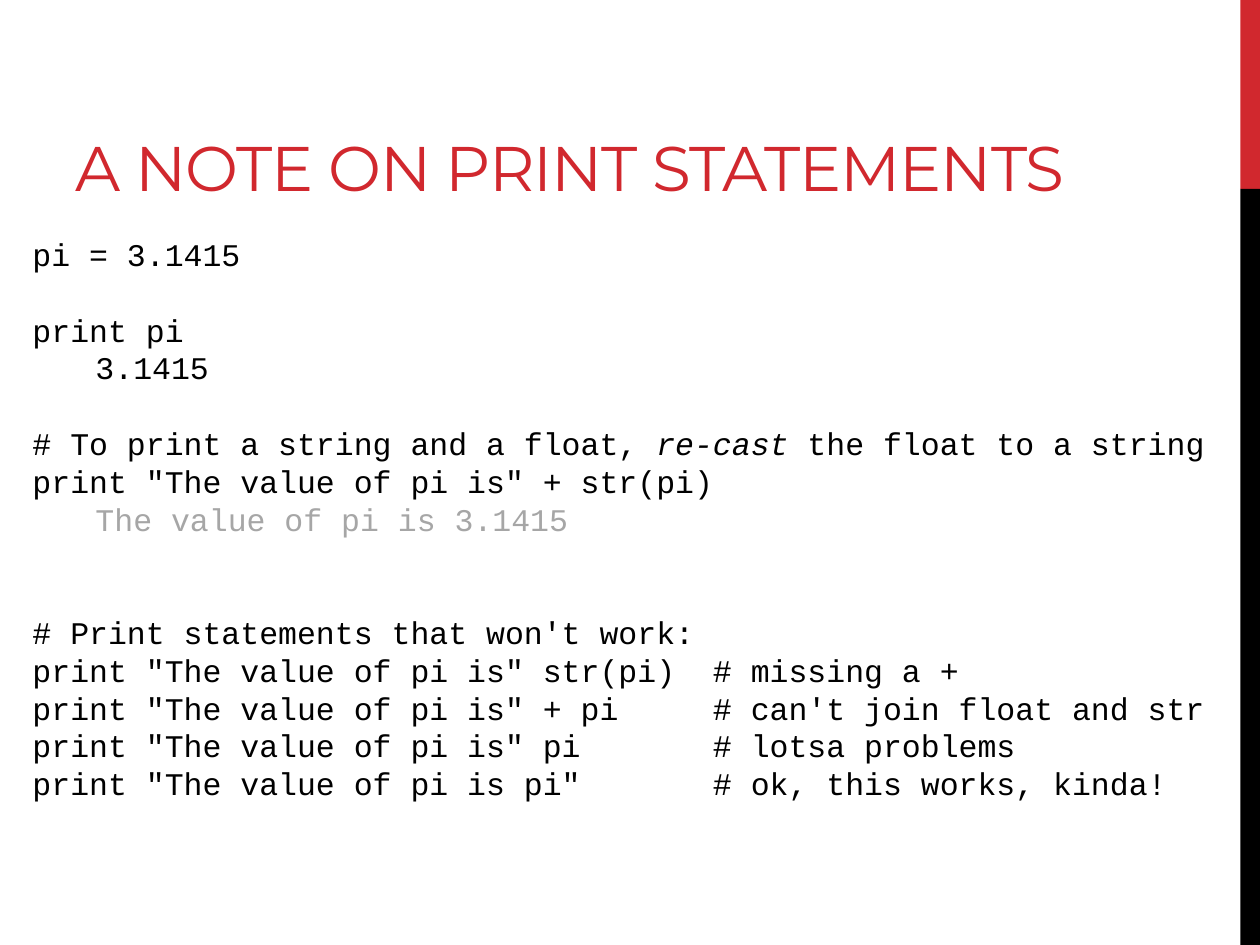
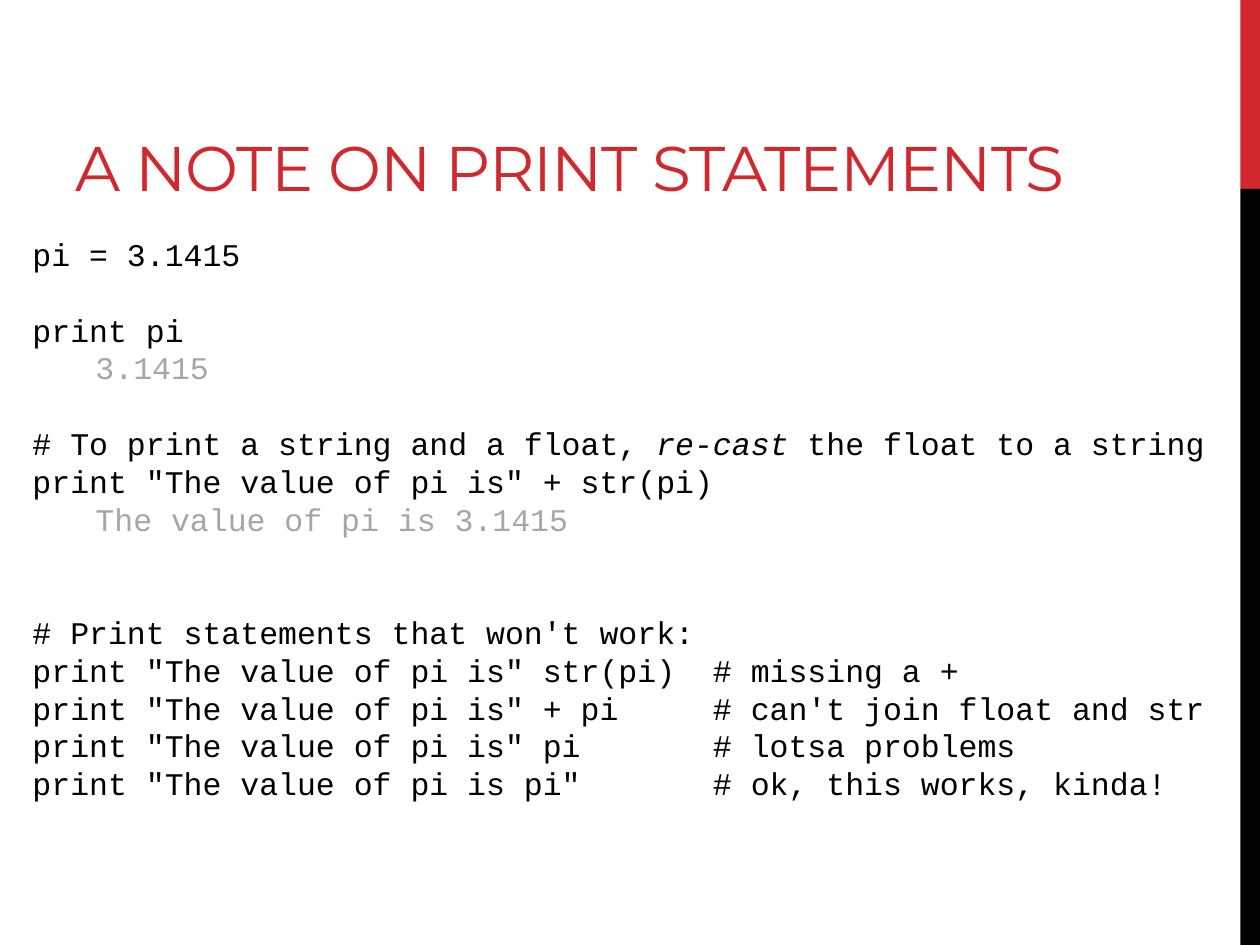
Before and after one commit to BjornFJohansson/ccbb_bigdata2015_python, a slide deck: slide 80 of slides/slides_day1.pptx (slide 79 before the commit). Drawn at 1260x945 pixels with LibreOffice and Linux fonts; fonts in the diff are those of the drawing. Boxes give left, top, right and bottom in pixels: in the first picture for what was removed or moved away, otherwise in the second. Text is boxed around its words. In the diff, an @@ line names an element or a change of style, - is before the commit and + after.

```diff
--- a/slides/slides_day1.pptx
+++ b/slides/slides_day1.pptx
@@ text at bbox=[95, 358, 208, 379]: text colour #000000 to #A6A6A6 in "3.1415" @@
```
Also in this commit, not shown: 6 other slides changed, 4 slides added, 1 slide removed, 1 other file.
